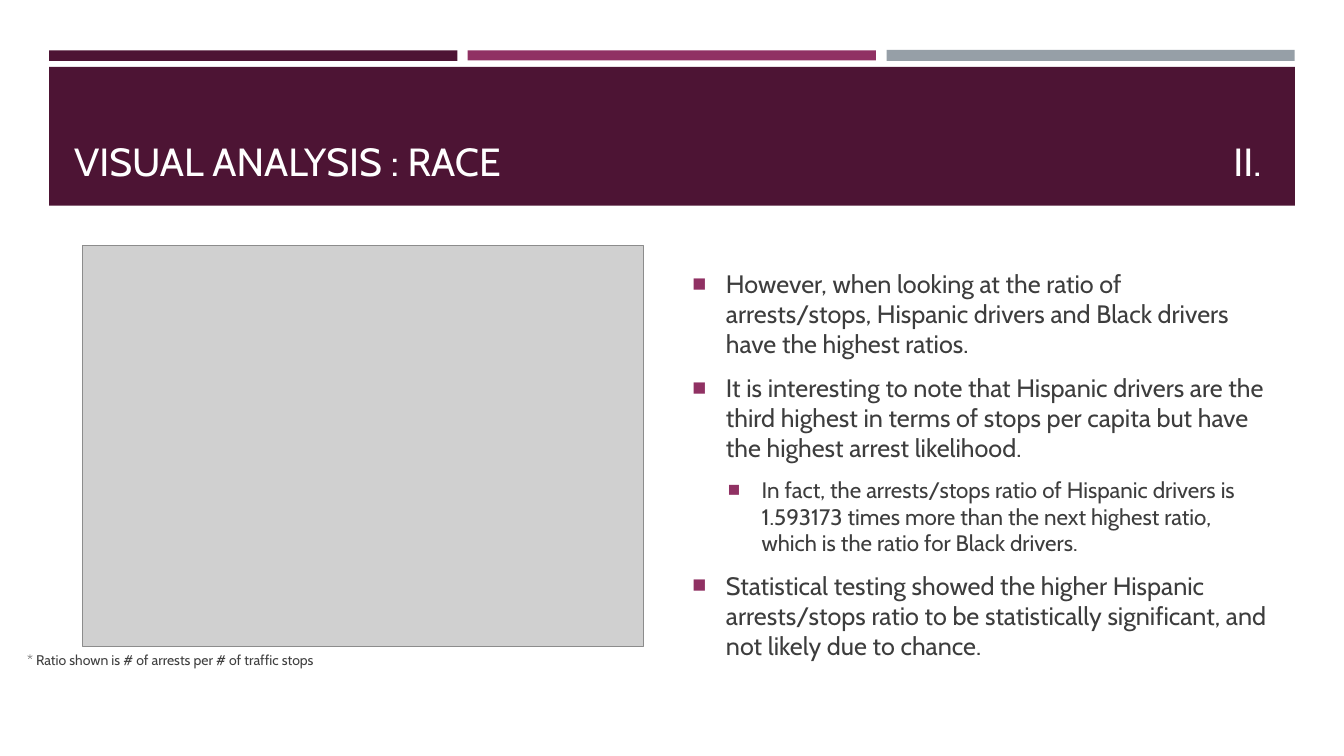
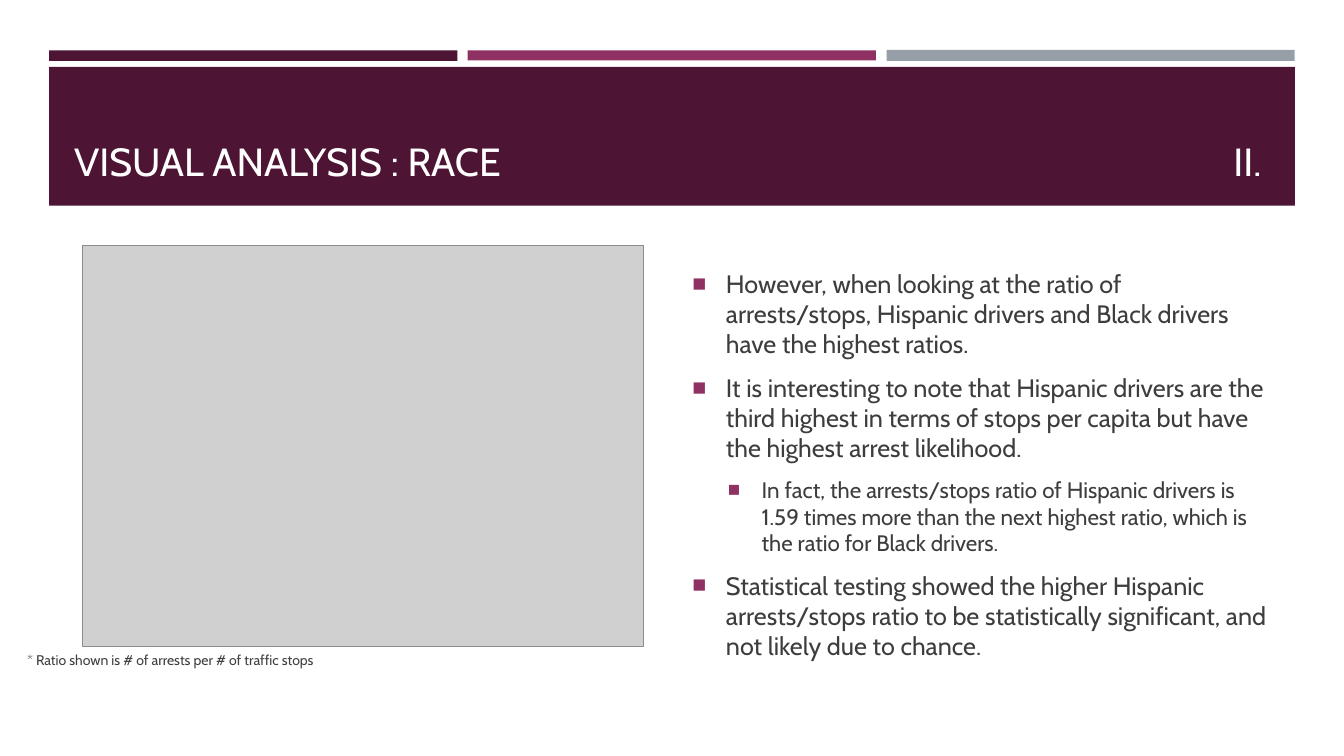
Before and after one commit to paigewil/capstone, a slide deck: slide 10 of Capstone Slide Deck.pptx. Drawn at 1344x756 pixels with LibreOffice and Linux fonts; fonts in the diff are those of the drawing; grey boxes stand for pictures. Boxes give left, top, right and bottom in pixels: in the first picture for what was removed or moved away, otherwise in the second. Text is boxed around its words. In the diff, an @@ line names an element or a change of style, - is before the commit and + after.

```diff
--- a/Capstone Slide Deck.pptx
+++ b/Capstone Slide Deck.pptx
@@ text at box(762, 481, 1247, 552): text changed @@
-  ■ In fact, the arrests/stops ratio of Hispanic drivers is 1.593173 times more than the next highest ratio, which is the ratio for Black drivers.
+  ■ In fact, the arrests/stops ratio of Hispanic drivers is 1.59 times more than the next highest ratio, which is the ratio for Black drivers.
```
Also in this commit, not shown: 1 other slide changed.
